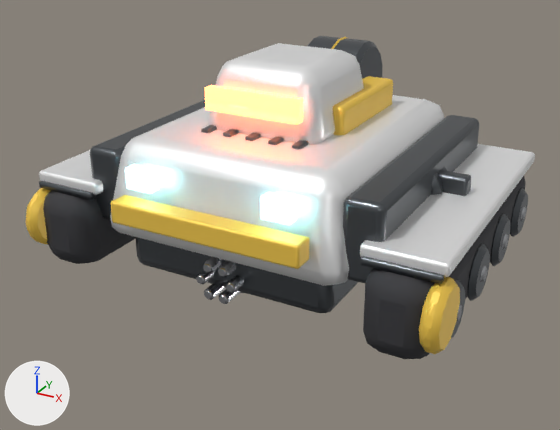
Two versions of the glTF model public/assets/models/robots/treads/auto.glb, one commit apart.
Before and after are seen from a camera (50 mm lens) standing at (0.656, -1.252, 0.506) and looking at (0.011, -0.079, -0.081). The axes (+X, +Y, +Z) are drawn at lower left. The lights are the same throughout. The picture after the commit comes second. Vertices at exactly the same position are counted once.

Objects in the first picture: 'Barrel', 'Hull', 'LegLower', 'Turret' and 1 more.
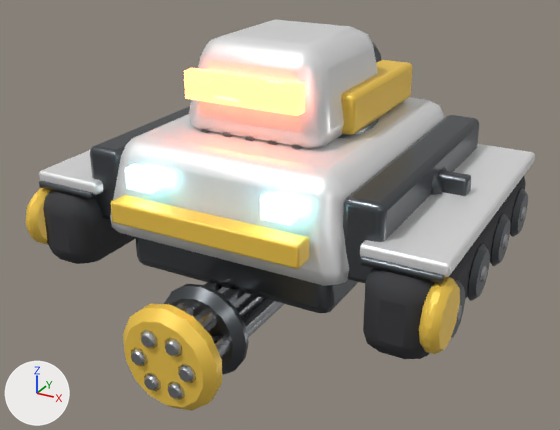
Edits to the scene script, one JSON object a line:
```json
{"block": "me_barrel", "where": "# used by ob_barrel; location = (0.0, 0.0, 0.0)"}
{"op": "remove", "block": "me_barrel", "code": "me_barrel.from_pydata(...)  # 384 vertices, 736 faces; spans x -0.055..0.055, y -0.29..0.12, z -0.185..-0.075"}
{"op": "add", "block": "me_barrel", "code": "me_barrel.from_pydata(...)  # 440 vertices, 844 faces; spans x -0.091..0.091, y -0.449..0.186, z -0.294..-0.108"}
{"block": "me_barrel", "change": "me_barrel part 1: the loose piece of 64 vertices spanning x -0.055..0.055, y -0.222..-0.198, z -0.185..-0.075 is scaled about the mesh origin by 1.55"}
{"block": "me_barrel", "change": "me_barrel part 2: the loose piece of 44 vertices spanning x 0.02..0.04, y -0.29..0.03, z -0.14..-0.12 is scaled about the mesh origin by 1.55"}
{"block": "me_barrel", "change": "me_barrel part 3: the loose piece of 42 vertices spanning x 0.005..0.025, y -0.29..0.03, z -0.114..-0.094 is scaled about the mesh origin by 1.55"}
{"block": "me_barrel", "change": "me_barrel part 4: the loose piece of 42 vertices spanning x -0.025..-0.005, y -0.29..0.03, z -0.114..-0.094 is scaled about the mesh origin by 1.55"}
{"block": "me_barrel", "change": "me_barrel part 5: the loose piece of 44 vertices spanning x -0.04..-0.02, y -0.29..0.03, z -0.14..-0.12 is scaled about the mesh origin by 1.55"}
{"block": "me_barrel", "change": "me_barrel part 6: the loose piece of 42 vertices spanning x -0.025..-0.005, y -0.29..0.03, z -0.166..-0.146 is scaled about the mesh origin by 1.55"}
{"block": "me_barrel", "change": "me_barrel part 7: the loose piece of 42 vertices spanning x 0.005..0.025, y -0.29..0.03, z -0.166..-0.146 is scaled about the mesh origin by 1.55"}
{"block": "me_barrel", "change": "me_barrel part 8: a new loose piece of 56 vertices spanning x -0.091..0.091, y -0.442..-0.395, z -0.294..-0.108, in mat_hazard (yellow #f9ce50)"}
{"block": "me_barrel", "change": "other edits to the shape of me_barrel do not show in these pictures"}
{"op": "add", "block": "me_barrel", "code": "me_barrel.materials.append(mat_hazard)  # yellow #f9ce50"}
{"block": "me_turret", "where": "# used by ob_turret; location = (0.0, 0.0, 0.0)"}
{"op": "remove", "block": "me_turret", "code": "me_turret.from_pydata(...)  # 216 vertices, 416 faces; spans x -0.13..0.13, y -0.165..0.17, z 0.03..0.21"}
{"op": "add", "block": "me_turret", "code": "me_turret.from_pydata(...)  # 216 vertices, 416 faces; spans x -0.156..0.156, y -0.198..0.204, z 0.036..0.252"}
{"block": "me_turret", "change": "me_turret part 9: the whole mesh is scaled about the mesh origin by 1.2"}
```

Where the change shows, as pixel boxes (x1, y1, x2, y2) in the pictures (560 x 430 px; the box of a moved part takes in the faces that stretch with it):
```json
{"object": "Turret", "change": "rescaled", "before": [205, 43, 393, 144], "after": [184, 19, 412, 148], "on screen": "21% wider, 27% taller"}
{"object": "Barrel", "change": "reshaped", "before": [196, 257, 244, 304], "after": [123, 280, 284, 411]}
{"part": 1, "of": "me_barrel", "change": "moved or reshaped", "after": [164, 284, 249, 375], "on screen": "not visible before"}
{"part": 2, "of": "me_barrel", "change": "moved or reshaped", "before": [226, 275, 244, 293], "after": [178, 297, 280, 383]}
{"part": 3, "of": "me_barrel", "change": "moved or reshaped", "before": [218, 261, 236, 277], "after": [165, 286, 251, 357]}
{"part": 4, "of": "me_barrel", "change": "moved or reshaped", "before": [203, 257, 221, 273], "after": [141, 280, 229, 349]}
{"part": 5, "of": "me_barrel", "change": "moved or reshaped", "before": [196, 270, 214, 285], "after": [131, 289, 229, 366]}
{"part": 6, "of": "me_barrel", "change": "moved or reshaped", "before": [204, 282, 226, 300], "after": [144, 295, 259, 391]}
{"part": 7, "of": "me_barrel", "change": "moved or reshaped", "before": [219, 289, 241, 304], "after": [168, 303, 284, 400]}
{"part": 8, "of": "me_barrel", "change": "added", "after": [123, 304, 223, 411], "on screen": "yellow"}
```
